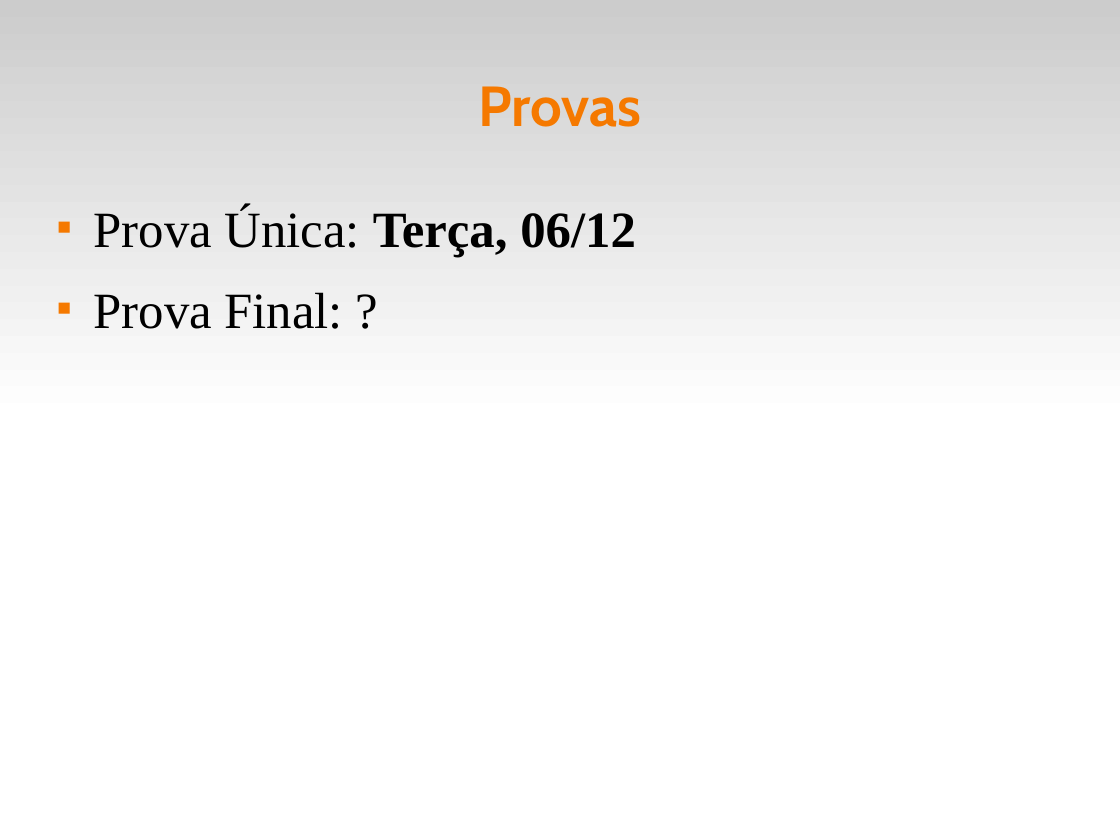
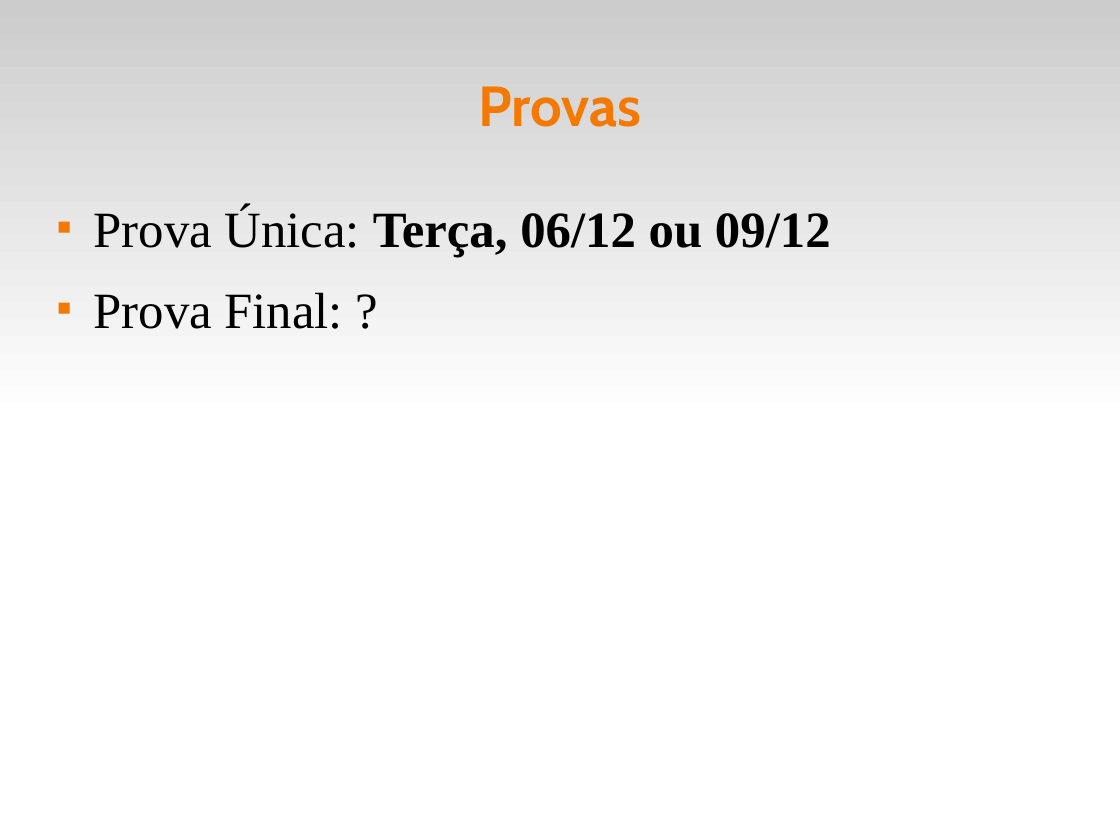
Before and after one commit to fsantanna-uerj/EDL, a slide deck: slide 4 of slides/edl-00.odp. Drawn at 1120x840 pixels with LibreOffice and Linux fonts; fonts in the diff are those of the drawing. Boxes give left, top, right and bottom in pixels: in the first picture for what was removed or moved away, otherwise in the second. Text is boxed around its words. In the diff, an @@ line names an element or a change of style, - is before the commit and + after.

```diff
--- a/slides/edl-00.odp
+++ b/slides/edl-00.odp
@@ text at bbox=[93, 207, 831, 257]: text changed; bold on @@
-■ Prova Única: Terça, 06/12
+■ Prova Única: Terça, 06/12 ou 09/12
```
Also in this commit, not shown: 1 other slide changed, 1 slide added, 10 other files.
